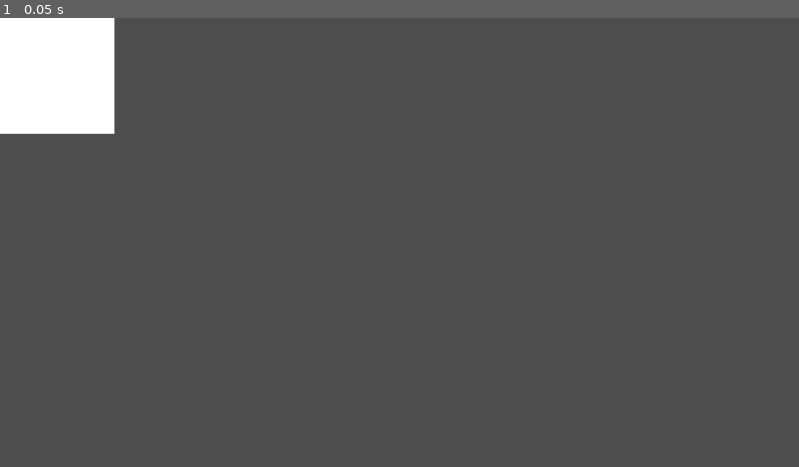
Above: before the commit, frame 1.
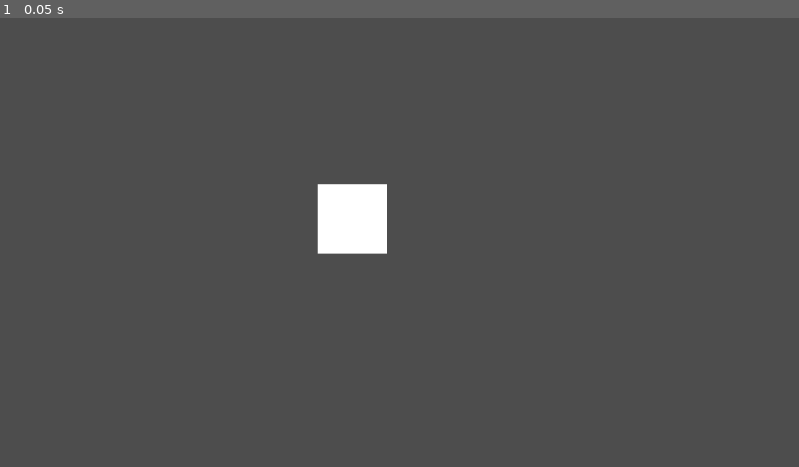
Above: after the commit, the same moment.

Repository: mjshsgamedev/the-game
Game: Godot game, scene res://test.tscn
Same seed, same stepped clock (60 frames per second), same inputs: the game is played once before the commit and once after it.
Inputs:
- Up to frame 1 (0.05 s): no input

The runs differ from the first frame. In frame 1, 5.1% of the frame differs, in the area x 0-49%, y 0-53%.

Commit message:
make player visible - micah

Diff:
--- a/Player/Player.tscn
+++ b/Player/Player.tscn
@@ -1,3 +1,9 @@
-[gd_scene format=3 uid="uid://chuq3tmxoa3wx"]
+[gd_scene load_steps=2 format=3 uid="uid://chuq3tmxoa3wx"]
+
+[sub_resource type="QuadMesh" id="QuadMesh_l2ndj"]
 
 [node name="Player" type="Node2D"]
+
+[node name="MeshInstance2D" type="MeshInstance2D" parent="."]
+scale = Vector2(100, 100)
+mesh = SubResource("QuadMesh_l2ndj")
--- a/Player/player.gd
+++ b/Player/player.gd
@@ -5,7 +5,6 @@
 func _ready() -> void:
 	pass # Replace with function body.
 
-
 # Called every frame. 'delta' is the elapsed time since the previous frame.
 func _process(delta: float) -> void:
 	pass
--- a/test.tscn
+++ b/test.tscn
@@ -1,18 +1,12 @@
-[gd_scene load_steps=5 format=3 uid="uid://dpjsp3svgphpu"]
+[gd_scene load_steps=4 format=3 uid="uid://dpjsp3svgphpu"]
 
 [ext_resource type="Script" uid="uid://ch8ftk622a4gf" path="res://Scripts/Game.gd" id="1_8uh7m"]
 [ext_resource type="PackedScene" uid="uid://chuq3tmxoa3wx" path="res://Player/Player.tscn" id="2_6uqi0"]
 [ext_resource type="Script" uid="uid://bk77ojr88gfhn" path="res://Player/player.gd" id="3_6uqi0"]
 
-[sub_resource type="QuadMesh" id="QuadMesh_ppyta"]
-
 [node name="Node2D" type="Node2D"]
 script = ExtResource("1_8uh7m")
 
 [node name="Player" parent="." instance=ExtResource("2_6uqi0")]
+position = Vector2(508, 290)
 script = ExtResource("3_6uqi0")
-
-[node name="MeshInstance2D" type="MeshInstance2D" parent="Player"]
-position = Vector2(82.25, 83.25)
-scale = Vector2(165.5, 167.5)
-mesh = SubResource("QuadMesh_ppyta")
